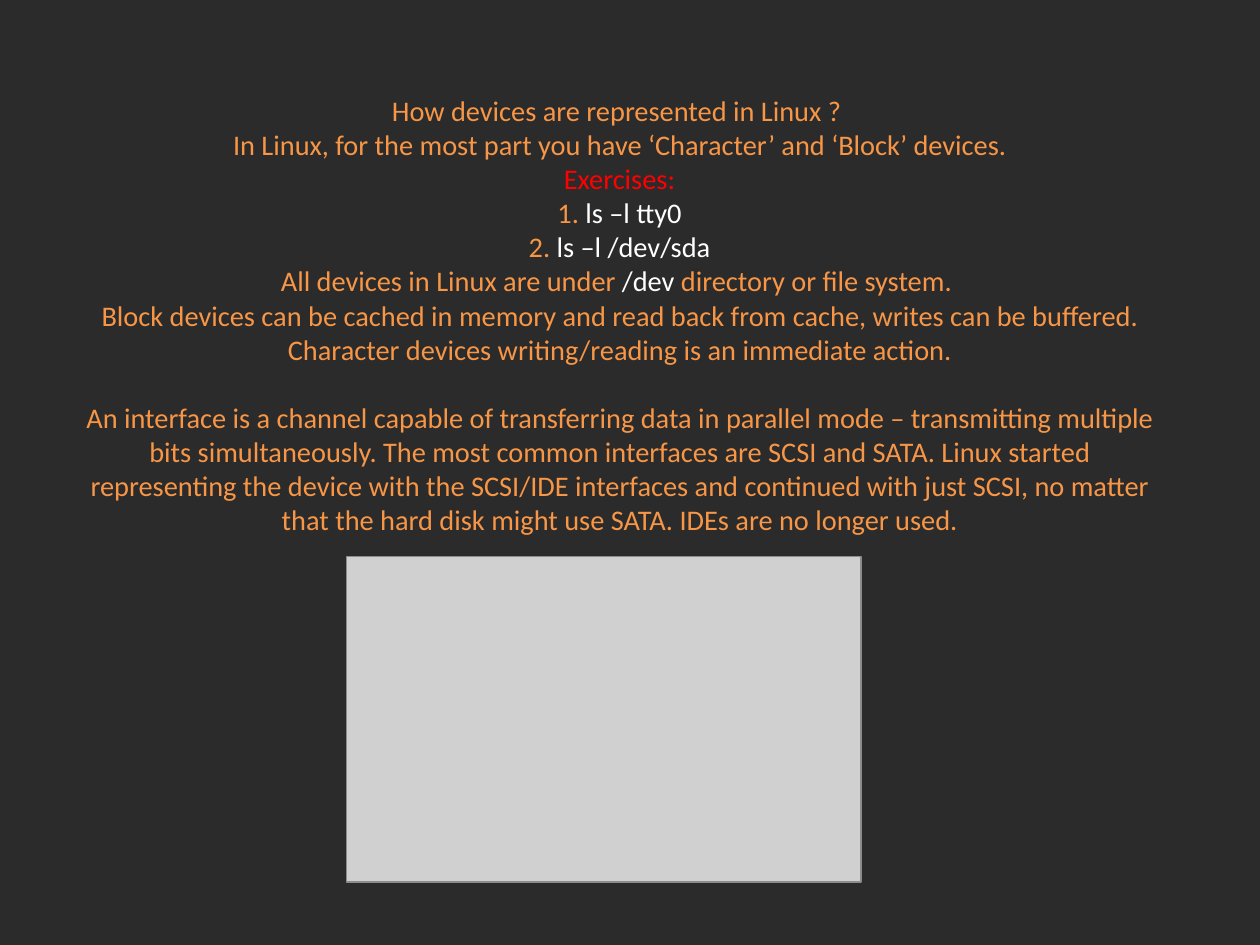
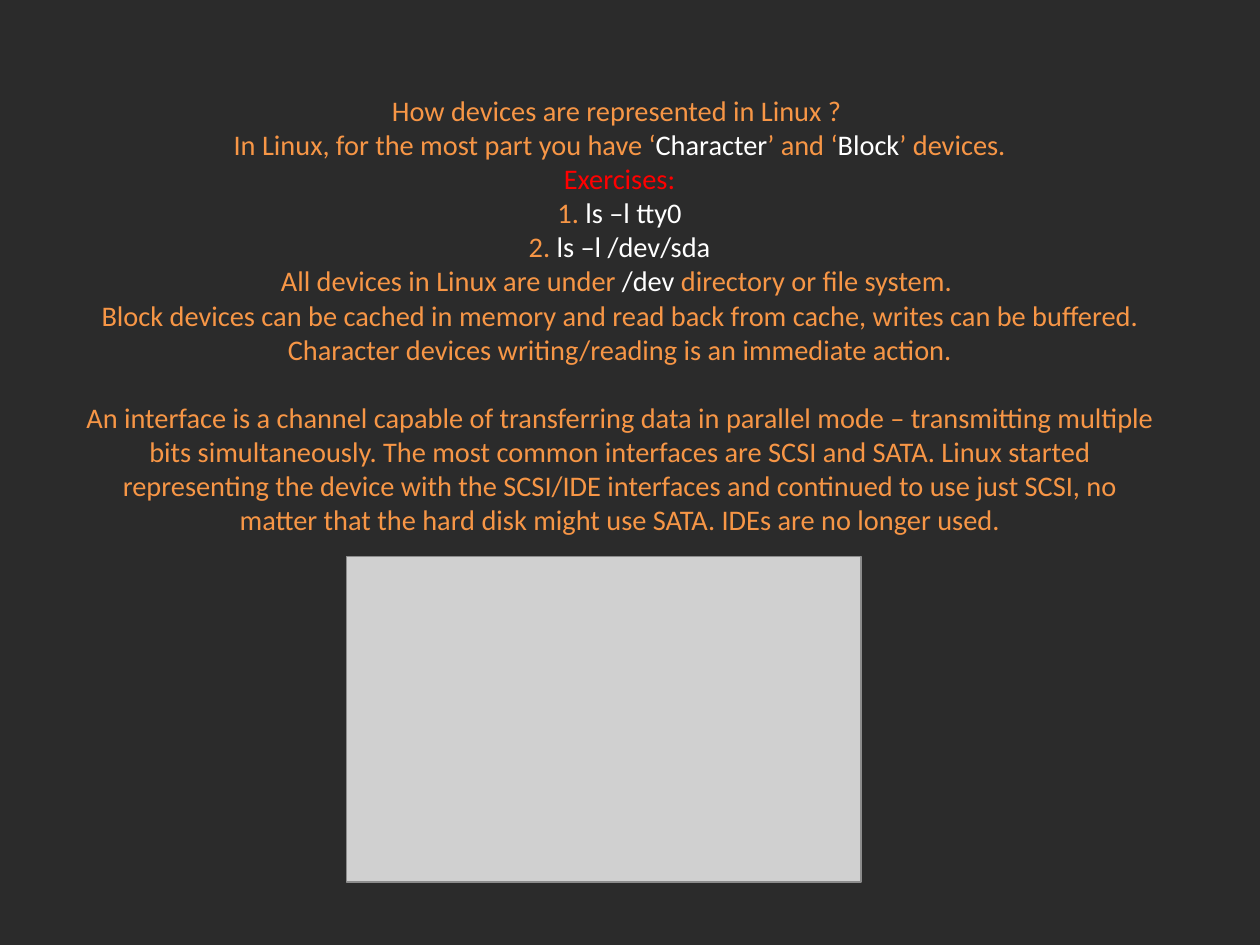
Before and after one commit to Academy-Soft-Intellect/Linux-Course, a slide deck: slide 2 of 08.Partitions_And_LVM_And_Filesystems/08-PartitionsLVMFileSystems.pptx. Drawn at 1260x945 pixels with LibreOffice and Linux fonts; fonts in the diff are those of the drawing; grey boxes stand for pictures; background and template pictures are left out; a plain dark background stands for a picture behind light text. Boxes give left, top, right and bottom in pixels: in the first picture for what was removed or moved away, otherwise in the second. Text is boxed around its words. In the diff, an @@ line names an element or a change of style, - is before the commit and + after.

```diff
--- a/08.Partitions_And_LVM_And_Filesystems/08-PartitionsLVMFileSystems.pptx
+++ b/08.Partitions_And_LVM_And_Filesystems/08-PartitionsLVMFileSystems.pptx
@@ title at bbox=[86, 101, 1152, 535]: text changed @@
-How devices are represented in Linux ?
-In Linux, for the most part you have ‘Character’ and ‘Block’ devices.
-Exercises:
-1. ls –l tty0
-2. ls –l /dev/sda
-All devices in Linux are under /dev directory or file system.
-Block devices can be cached in memory and read back from cache, writes can be buffered. Character devices writing/reading is an immediate action.
-An interface is a channel capable of transferring data in parallel mode – transmitting multiple bits simultaneously. The most common interfaces are SCSI and SATA. Linux started representing the device with the SCSI/IDE interfaces and continued with just SCSI, no matter that the hard disk might use SATA. IDEs are no longer used.
+How devices are represented in Linux ?
+In Linux, for the most part you have ‘Character’ and ‘Block’ devices.
+Exercises:
+1. ls –l tty0
+2. ls –l /dev/sda
+All devices in Linux are under /dev directory or file system.
+Block devices can be cached in memory and read back from cache, writes can be buffered. Character devices writing/reading is an immediate action.
+An interface is a channel capable of transferring data in parallel mode – transmitting multiple bits simultaneously. The most common interfaces are SCSI and SATA. Linux started representing the device with the SCSI/IDE interfaces and continued to use just SCSI, no matter that the hard disk might use SATA. IDEs are no longer used.
```
Also in this commit, not shown: 10 other slides changed, 1 other file.
